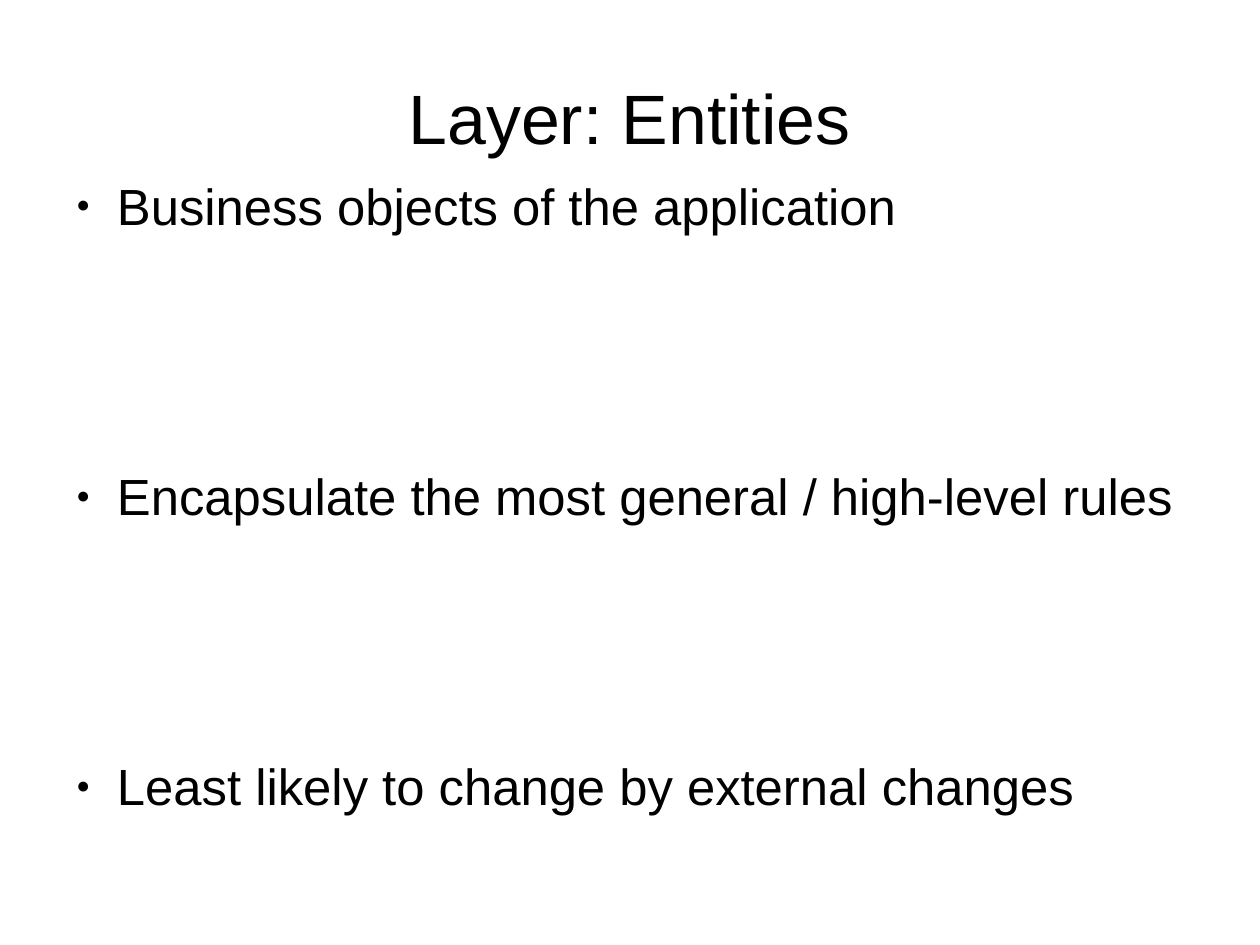
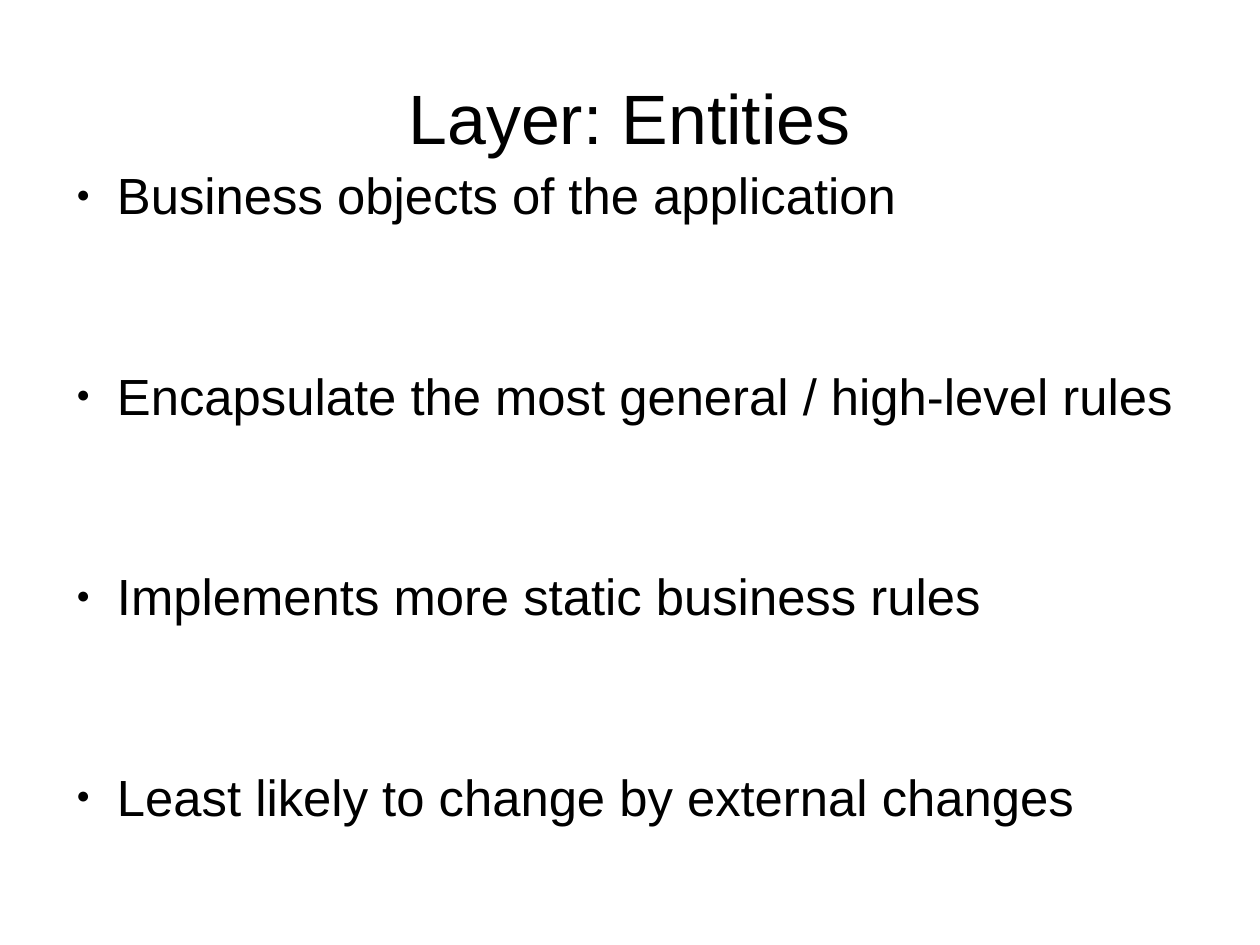
Before and after one commit to illuque/CleanArchitectureKata, a slide deck: slide 6 of kata/presentation.odp. Drawn at 1260x945 pixels with LibreOffice and Linux fonts; fonts in the diff are those of the drawing. Boxes give left, top, right and bottom in pixels: in the first picture for what was removed or moved away, otherwise in the second. Text is boxed around its words. In the diff, an @@ line names an element or a change of style, - is before the commit and + after.

```diff
--- a/kata/presentation.odp
+++ b/kata/presentation.odp
@@ text at box(117, 177, 1172, 826): less space between paragraphs @@
@@ text at box(117, 578, 980, 626): paragraph added @@
+● Implements more static business rules
```
Also in this commit, not shown: 8 other slides changed, 2 other files.
